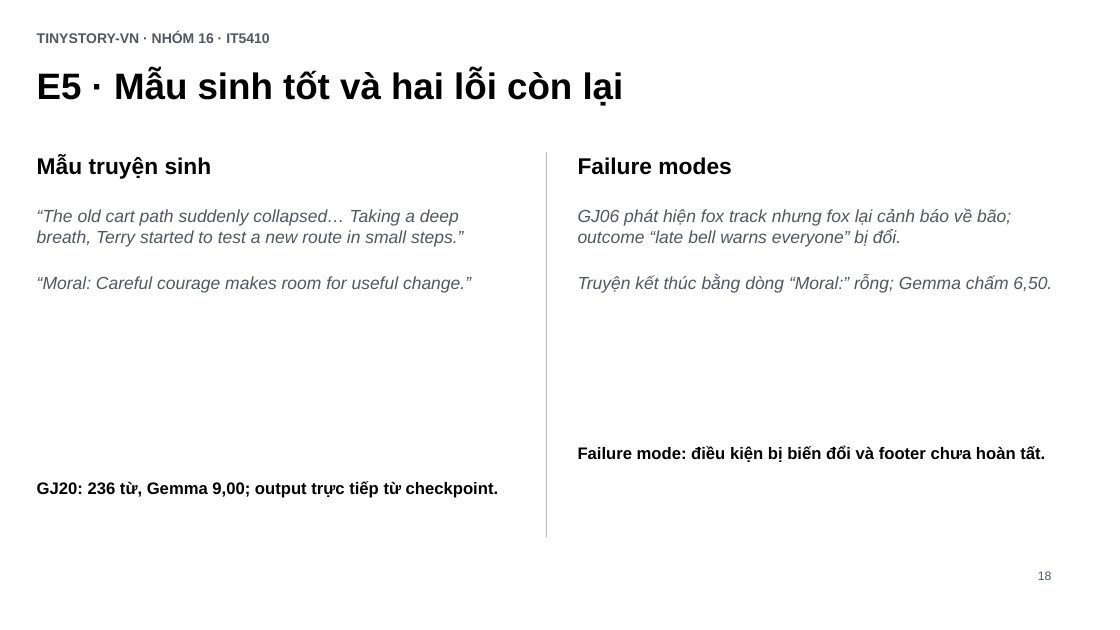
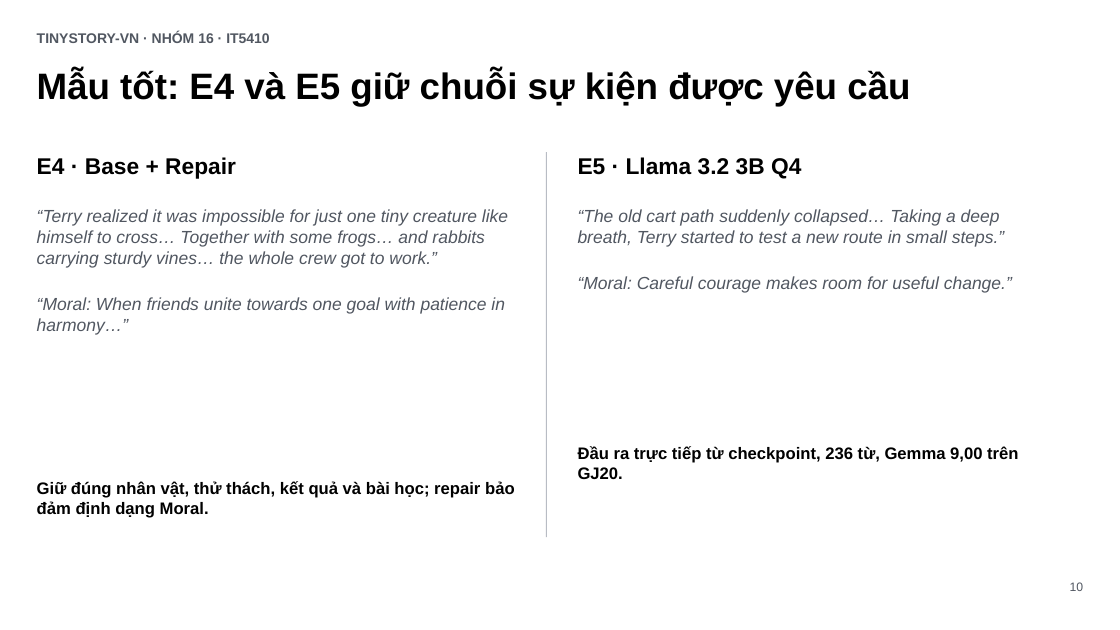
Before and after one commit to tungd/tinystory-vn, a slide deck: slide 10 of output/presentation/tinystory-vn-summary.pptx (slide 18 before the commit). Drawn at 1120x630 pixels with LibreOffice and Linux fonts; fonts in the diff are those of the drawing. Boxes give left, top, right and bottom in pixels: in the first picture for what was removed or moved away, otherwise in the second. Text is boxed around its words. In the diff, an @@ line names an element or a change of style, - is before the commit and + after.

```diff
--- a/output/presentation/tinystory-vn-summary.pptx
+++ b/output/presentation/tinystory-vn-summary.pptx
@@ text at box(37, 70, 910, 106): text changed @@
-E5 · Mẫu sinh tốt và hai lỗi còn lại
+Mẫu tốt: E4 và E5 giữ chuỗi sự kiện được yêu cầu
@@ text at box(37, 157, 236, 179): text changed @@
-Mẫu truyện sinh
+E4 · Base + Repair
@@ text at box(578, 157, 801, 179): text changed @@
-Failure modes
+E5 · Llama 3.2 3B Q4
@@ text at box(37, 209, 508, 335): text changed @@
-“The old cart path suddenly collapsed… Taking a deep breath, Terry started to test a new route in small steps.”
-“Moral: Careful courage makes room for useful change.”
+“Terry realized it was impossible for just one tiny creature like himself to cross… Together with some frogs… and rabbits carrying sturdy vines… the whole crew got to work.”
+“Moral: When friends unite towards one goal with patience in harmony…”
@@ text at box(578, 209, 1012, 293): text changed @@
-GJ06 phát hiện fox track nhưng fox lại cảnh báo về bão; outcome “late bell warns everyone” bị đổi.
-Truyện kết thúc bằng dòng “Moral:” rỗng; Gemma chấm 6,50.
+“The old cart path suddenly collapsed… Taking a deep breath, Terry started to test a new route in small steps.”
+“Moral: Careful courage makes room for useful change.”
@@ text at box(578, 446, 1018, 479): text changed @@
-Failure mode: điều kiện bị biến đổi và footer chưa hoàn tất.
+Đầu ra trực tiếp từ checkpoint, 236 từ, Gemma 9,00 trên GJ20.
@@ text at box(37, 481, 515, 518): text changed @@
-GJ20: 236 từ, Gemma 9,00; output trực tiếp từ checkpoint.
+Giữ đúng nhân vật, thử thách, kết quả và bài học; repair bảo đảm định dạng Moral.
@@ text at box(1070, 582, 1084, 591): text changed @@
-18
+10
```
Also in this commit, not shown: 5 other slides changed, 9 slides added, 12 slides removed, 5 other files.
